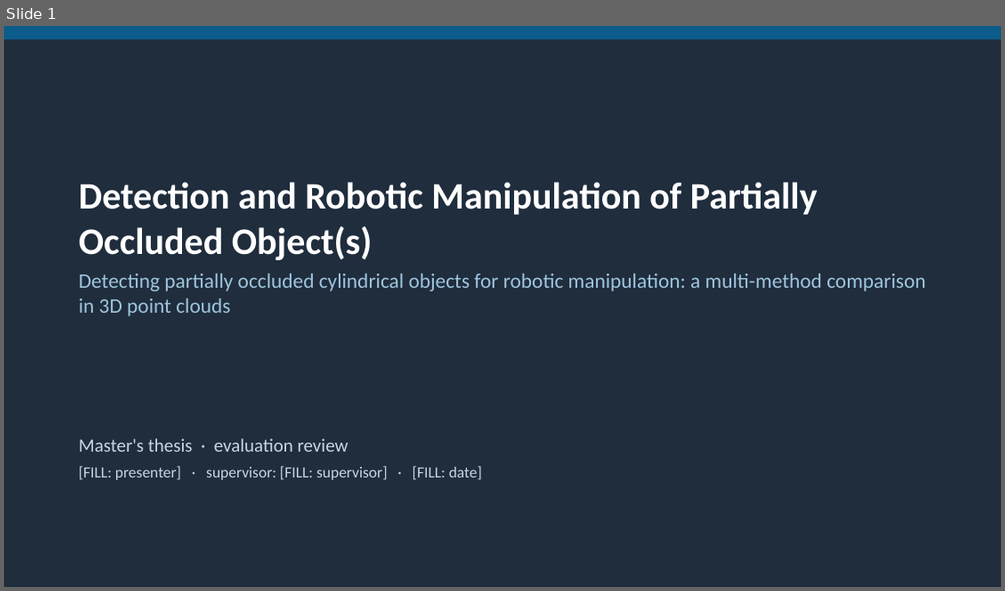
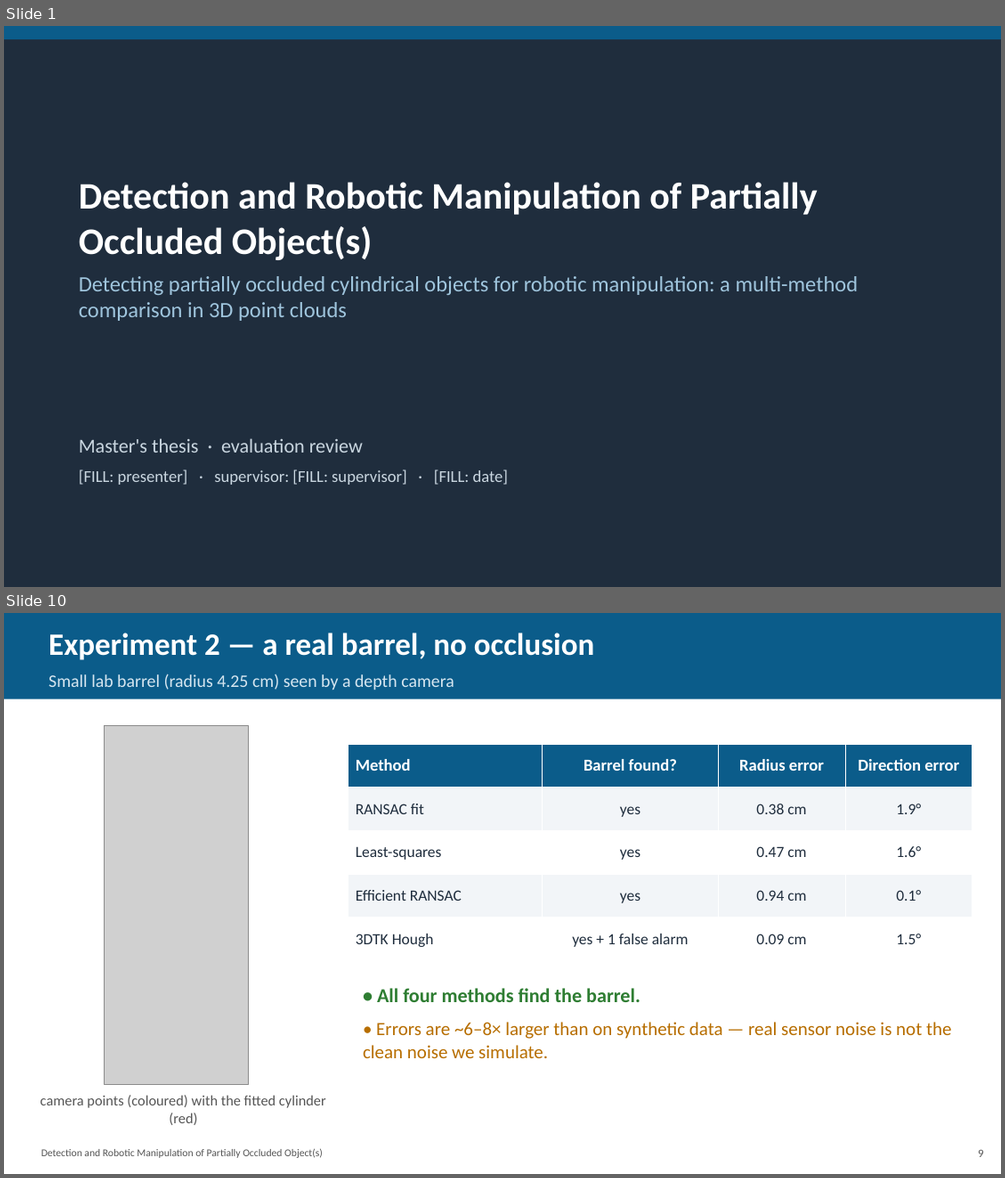
Before and after one commit to coder-1011/barrel-detection, a slide deck: researchwrite/evaluation_presentation.pptx. Shown one above the other, each under a label of ours: slide 1 before the commit, slides 1 and 10 after it; the slides between them are not shown. The pictures are 1005x591 and 1005x1178 pixels, drawn with LibreOffice and Linux fonts; fonts in the diff are those of the drawing; grey boxes stand for pictures. Boxes give left, top, right and bottom in pixels: in the first picture for what was removed or moved away, otherwise in the second. Text is boxed around its words. In the diff, an @@ line names an element or a change of style, - is before the commit and + after.

Commit message:
Rework evaluation deck per supervisor feedback: big fonts, plain-language intro/fitting slides, split experiments, BarrelNet slides (synth data, epoch comparison, pile result), risks with mitigations

```diff
--- a/researchwrite/evaluation_presentation.pptx
+++ b/researchwrite/evaluation_presentation.pptx
@@ slide 10 added at [4,613,1001,1174], background #FFFFFF @@
@@ rectangle added at [4,613,1001,699], fill #0B5C8A @@
@@ text added at [48,633,594,690], 17 pt, text #D6E6F0 @@
+Experiment 2 — a real barrel, no occlusion
+Small lab barrel (radius 4.25 cm) seen by a depth camera
@@ picture added at [104,725,248,1084] @@
@@ table added at [348,744,972,961], 5 rows, 4 columns @@
+Method | Barrel found? | Radius error | Direction error
+RANSAC fit | yes | 0.38 cm | 1.9°
+Least-squares | yes | 0.47 cm | 1.6°
+Efficient RANSAC | yes | 0.94 cm | 0.1°
+3DTK Hough | yes + 1 false alarm | 0.09 cm | 1.5°
@@ text added at [363,988,951,1058], 18 pt, text #B76E00 @@
+• All four methods find the barrel.
+• Errors are ~6–8× larger than on synthetic data — real sensor noise is not the clean noise we simulate.
@@ text added at [40,1094,326,1125], 14 pt, text #555555 @@
+camera points (coloured) with the fitted cylinder (red)
@@ text added at [41,1148,323,1158], 10 pt, text #555555 @@
+Detection and Robotic Manipulation of Partially Occluded Object(s)
@@ text added at [978,1149,983,1157], 11 pt, text #555555 @@
+9
@@ slide 1 changed as well @@
@@ text "Detection and Robotic Manipulation of ..." at [79,182,858,321]: size 20 to 21 pt in "Detecting partially occluded cylindrical objects for robotic ..."; more space between paragraphs @@
@@ text "Master's thesis · evaluation review" at [79,438,509,484]: size 18 to 19 pt in "Master's thesis · evaluation review"; size 15 to 16 pt in "[FILL: presenter] · supervisor: [FILL: supervisor] · ..."; more space between paragraphs @@
```
Also in this commit, not shown: 16 other slides added, 9 slides removed, 15 other files.
